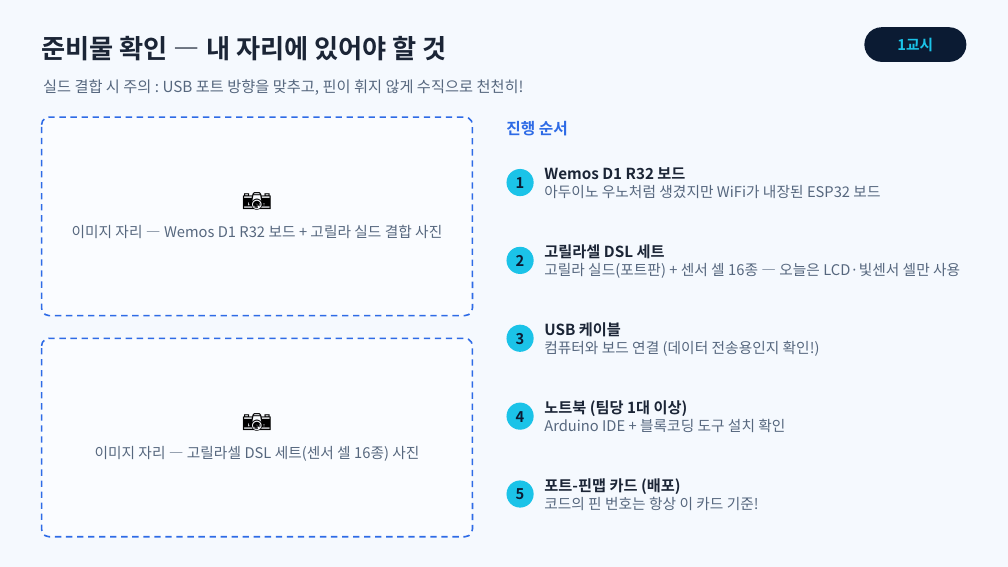
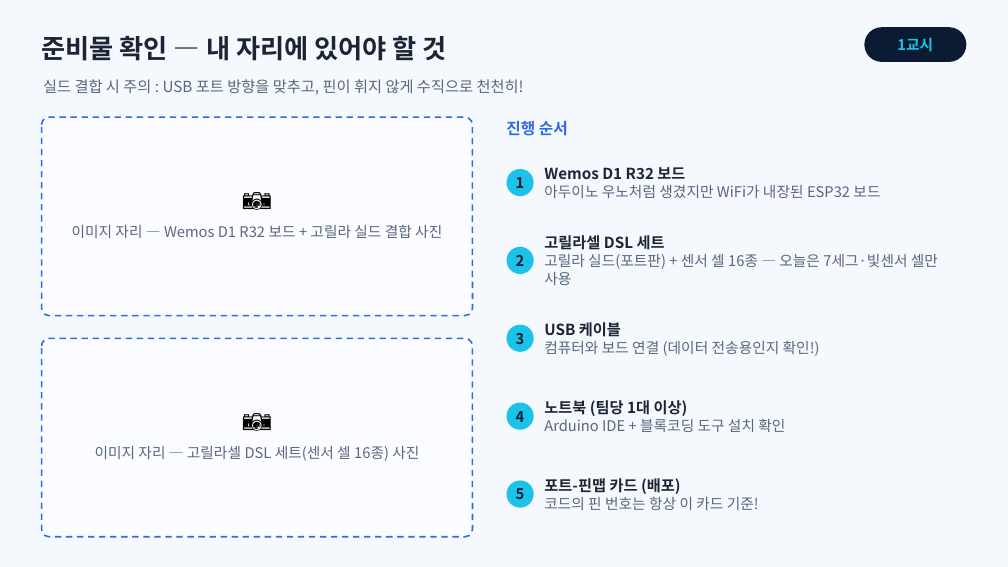
Before and after one commit to ralralra/eps32, a slide deck: slide 6 of esp32-class-projects/02_sessions/slides/1회차_ESP32와_출력장치.pptx. Drawn at 1008x567 pixels with LibreOffice and Linux fonts; fonts in the diff are those of the drawing. Boxes give left, top, right and bottom in pixels: in the first picture for what was removed or moved away, otherwise in the second. Text is boxed around its words. In the diff, an @@ line names an element or a change of style, - is before the commit and + after.

```diff
--- a/esp32-class-projects/02_sessions/slides/1회차_ESP32와_출력장치.pptx
+++ b/esp32-class-projects/02_sessions/slides/1회차_ESP32와_출력장치.pptx
@@ text at (544, 254, 938, 285): text changed @@
-고릴라 실드(포트판) + 센서 셀 16종 — 오늘은 LCD·빛센서 셀만 사용
+고릴라 실드(포트판) + 센서 셀 16종 — 오늘은 7세그·빛센서 셀만 사용
```
Also in this commit, not shown: 10 other slides changed, 33 other files.
